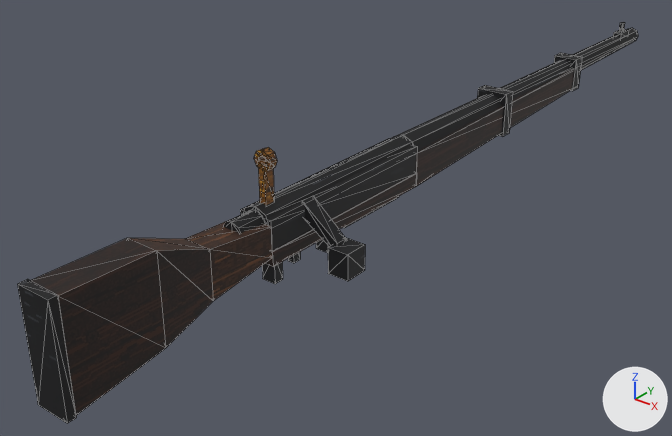
One commit to the glTF model weapons/models/rifle.glb: the scene before it, then after it.
The view is the same before and after, from a 50 mm lens placed at (0.734, -0.776, 0.516), pointed at (-0.076, 0.235, -0.112). Arrows for +X, +Y and +Z are at lower right; the lights stay in place. The picture after the commit comes second. Mesh edges are drawn as thin lines. Vertices at exactly the same position are counted once.

In view in the first picture: 'Rifle'.
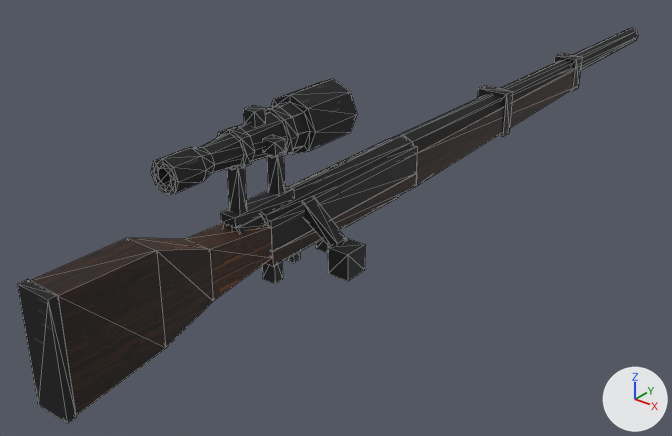
What differs and where, as boxes (x1, y1, x2, y2) in the pictures (672 x 436 px):
```json
{"object": "Rifle", "change": "reshaped", "before": [18, 22, 638, 423], "after": [18, 28, 638, 423]}
{"part": 1, "of": "me_rifle", "change": "added", "after": [220, 186, 294, 228]}
{"part": 2, "of": "me_rifle", "change": "added", "after": [227, 167, 247, 214]}
{"part": 3, "of": "me_rifle", "change": "added", "after": [267, 156, 285, 195]}
{"part": 4, "of": "me_rifle", "change": "added", "after": [243, 105, 265, 127]}
{"part": 5, "of": "me_rifle", "change": "added", "after": [263, 135, 285, 157]}
{"part": 6, "of": "me_rifle", "change": "added", "after": [151, 79, 357, 195]}
{"part": 7, "of": "me_rifle", "change": "added", "after": [217, 126, 255, 170]}
{"part": 8, "of": "me_rifle", "change": "added", "after": [265, 105, 298, 158]}
{"part": 9, "of": "me_rifle", "change": "deleted", "before": [254, 147, 277, 170]}
{"part": 10, "of": "me_rifle", "change": "deleted", "before": [613, 29, 629, 37]}
{"part": 11, "of": "me_rifle", "change": "deleted", "before": [258, 167, 274, 205], "on screen": "brown"}
{"part": 12, "of": "me_rifle", "change": "deleted", "before": [619, 22, 625, 32]}
{"part": 13, "of": "me_rifle", "change": "surface changed", "before": [22, 223, 272, 330], "after": [22, 223, 272, 330]}
```

Scene script edits in JSON lines:
```json
{"block": "me_rifle", "where": "# used by ob_rifle; location = (0.0, 0.0, 0.0)"}
{"op": "remove", "block": "me_rifle", "code": "me_rifle.from_pydata(...)  # 224 vertices, 392 faces; spans x -0.027..0.102, y -0.34..1.15, z -0.102..0.094"}
{"op": "add", "block": "me_rifle", "code": "me_rifle.from_pydata(...)  # 328 vertices, 550 faces; spans x -0.04..0.102, y -0.34..1.15, z -0.102..0.151"}
{"block": "me_rifle", "change": "me_rifle part 1: a new loose piece, a box spanning x -0.012..0.012, y -0.068..0.04, z 0.016..0.03, in mat_riflewarden (picture img_rifle_hell_albedo)"}
{"block": "me_rifle", "change": "me_rifle part 2: a new loose piece, a box spanning x -0.009..0.009, y -0.056..-0.044, z 0.028..0.09, in mat_riflewarden (picture img_rifle_hell_albedo)"}
{"block": "me_rifle", "change": "me_rifle part 3: a new loose piece, a box spanning x -0.009..0.009, y 0.014..0.026, z 0.028..0.084, in mat_riflewarden (picture img_rifle_hell_albedo)"}
{"block": "me_rifle", "change": "me_rifle part 4: a new loose piece, a box spanning x -0.009..0.009, y -0.024..-0.006, z 0.131..0.151, in mat_riflewarden (picture img_rifle_hell_albedo)"}
{"block": "me_rifle", "change": "me_rifle part 5: a new loose piece, a box spanning x 0.02..0.04, y -0.024..-0.006, z 0.102..0.12, in mat_riflewarden (picture img_rifle_hell_albedo)"}
{"block": "me_rifle", "change": "me_rifle part 6: a new loose piece of 72 vertices spanning x -0.04..0.04, y -0.16..0.135, z 0.071..0.151, in mat_riflewarden (picture img_rifle_hell_albedo)"}
{"block": "me_rifle", "change": "me_rifle part 7: a new loose piece of 24 vertices spanning x -0.026..0.026, y -0.057..-0.043, z 0.085..0.136, in mat_riflewarden (picture img_rifle_hell_albedo)"}
{"block": "me_rifle", "change": "me_rifle part 8: a new loose piece of 24 vertices spanning x -0.033..0.033, y 0.013..0.027, z 0.078..0.143, in mat_riflewarden (picture img_rifle_hell_albedo)"}
{"block": "me_rifle", "change": "me_rifle part 9: the loose piece of 32 vertices spanning x -0.014..0.014, y -0.004..0.008, z 0.066..0.094 is deleted"}
{"block": "me_rifle", "change": "me_rifle part 10: the loose piece of 8 vertices spanning x -0.008..0.008, y 1.07..1.11, z 0.006..0.02 is deleted"}
{"block": "me_rifle", "change": "me_rifle part 11: the loose piece of 8 vertices spanning x -0.005..0.005, y -0.006..0.01, z 0.02..0.07 is deleted"}
{"block": "me_rifle", "change": "me_rifle part 12: the loose piece of 8 vertices spanning x -0.003..0.003, y 1.085..1.095, z 0.012..0.038 is deleted"}
{"block": "me_rifle", "change": "me_rifle part 13: 142 kept faces spanning x -0.027..0.027, y -0.34..0.86, z -0.102..0.048 get new texture (UV) coordinates"}
{"block": "me_rifle", "change": "other edits to the shape of me_rifle do not show in these pictures"}
```
